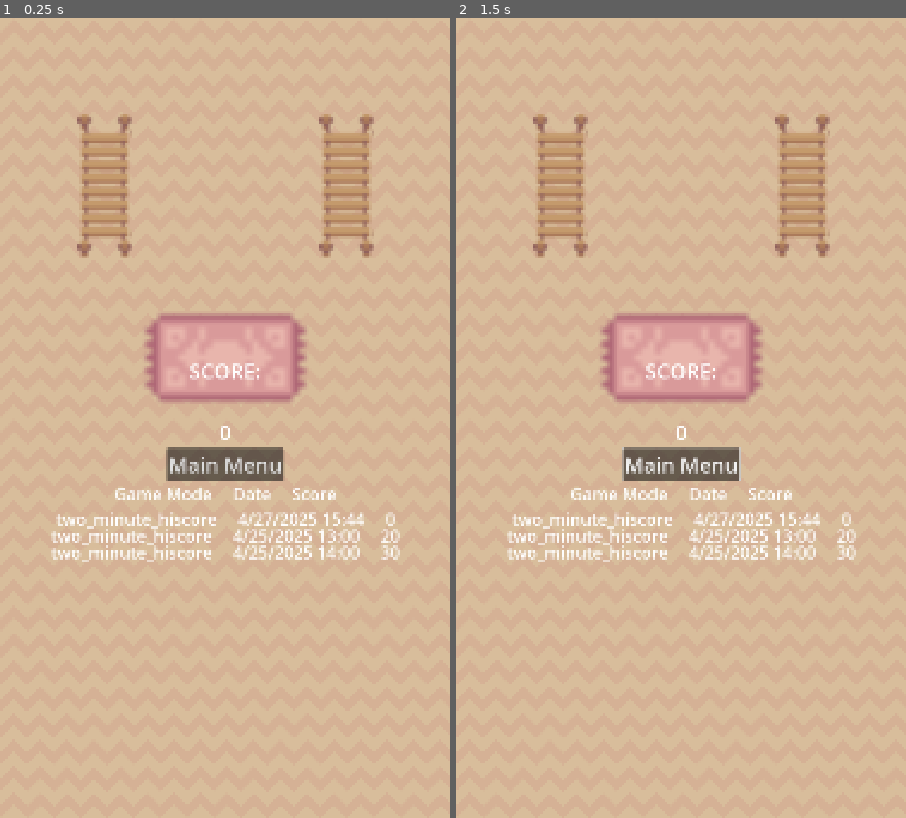
Above: before the commit, frames 1-2 (left to right).
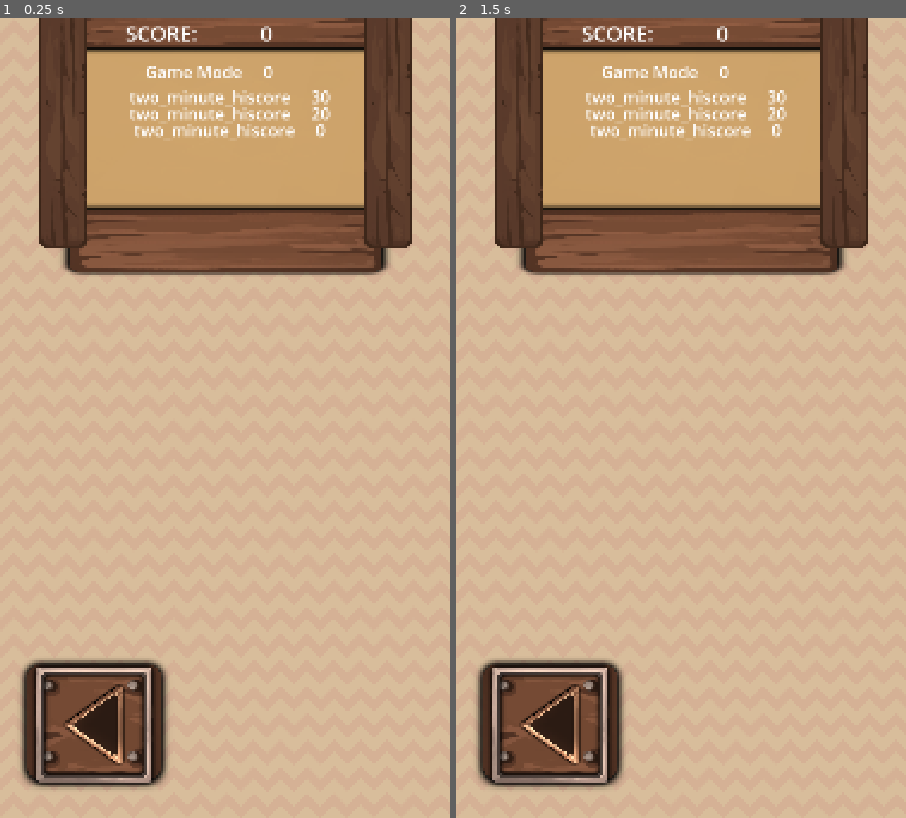
Above: after the commit, the same moments.

Repository: andrewcrisp/shelfsortinggame
Game: Godot game, scene res://scenes/levels/special/score_report.tscn
Two runs of this game, one before a commit and one after it. Both use one fixed random seed, a clock stepped at 60 frames per second and the inputs below. This scene is started directly instead of the project's main scene.
Inputs (mouse positions are in pixels of both pictures, inside the frame that each line leads up to):
- Up to frame 1 (0.25 s): no input
- Up to frame 2 (1.5 s): click (681, 466) at 0.5 s, where only the run before the commit has a clickable "Main Menu"; move the mouse to (780, 378) at 1.27 s; click (780, 378) at 1.42 s

The runs differ from the first frame. In frame 1, 35% of the frame differs, in the area x 4-92%, y 0-97%; in frame 2, 35%.

Commit message:
Sort and filter hiscores

Diff:
--- a/scenes/components/score_entry.tscn
+++ b/scenes/components/score_entry.tscn
@@ -32,6 +32,7 @@
 label_settings = SubResource("LabelSettings_n3xs8")
 
 [node name="DateLabel" type="Label" parent="HBoxContainer"]
+visible = false
 layout_mode = 2
 text = "Date"
 label_settings = SubResource("LabelSettings_n3xs8")
--- a/scenes/levels/special/about.tscn
+++ b/scenes/levels/special/about.tscn
@@ -1,11 +1,9 @@
-[gd_scene load_steps=9 format=3 uid="uid://ccs0onn1wjpym"]
+[gd_scene load_steps=7 format=3 uid="uid://ccs0onn1wjpym"]
 
 [ext_resource type="Script" uid="uid://ceb6u228ag6ag" path="res://scripts/about.gd" id="1_20wyb"]
 [ext_resource type="PackedScene" uid="uid://duu4i61jd05wk" path="res://scenes/menus/start_screen.tscn" id="2_c2fn5"]
 [ext_resource type="PackedScene" uid="uid://be7fbaw21lj7s" path="res://scenes/menus/menu_background.tscn" id="2_c5lyi"]
-[ext_resource type="Texture2D" uid="uid://bowj3gehqhwo5" path="res://assets/decor/s_t_02.png" id="3_b6uca"]
-[ext_resource type="Texture2D" uid="uid://ry81kr58g4kr" path="res://assets/decor/s_11.png" id="4_qnn82"]
-[ext_resource type="Texture2D" uid="uid://bt1kwmmtvcgb5" path="res://assets/decor/s_t_06.PNG" id="5_qnn82"]
+[ext_resource type="PackedScene" uid="uid://cuq8nt1ni1j5" path="res://scenes/ui/frame.tscn" id="3_qnn82"]
 [ext_resource type="PackedScene" uid="uid://eo7qn7ss8wjk" path="res://scenes/ui/arrow_button.tscn" id="7_mqbnl"]
 
 [sub_resource type="LabelSettings" id="LabelSettings_20wyb"]
@@ -45,40 +43,7 @@
 label_settings = SubResource("LabelSettings_20wyb")
 horizontal_alignment = 1
 
-[node name="Frame" type="Control" parent="CreditsContainer"]
-anchors_preset = 0
-offset_right = 40.0
-offset_bottom = 40.0
-
-[node name="Frame_top" type="Sprite2D" parent="CreditsContainer/Frame"]
-z_index = 1
-position = Vector2(540, 0)
-scale = Vector2(1, 0.5)
-texture = ExtResource("4_qnn82")
-
-[node name="Frame_bottom" type="Sprite2D" parent="CreditsContainer/Frame"]
-z_index = 1
-position = Vector2(540, 530)
-rotation = -3.14159
-scale = Vector2(1, 0.5)
-texture = ExtResource("4_qnn82")
-
-[node name="Frame_right" type="Sprite2D" parent="CreditsContainer/Frame"]
-z_index = 4
-position = Vector2(930, 250)
-rotation = 1.5708
-texture = ExtResource("3_b6uca")
-
-[node name="Frame_left" type="Sprite2D" parent="CreditsContainer/Frame"]
-z_index = 4
-position = Vector2(150, 250)
-rotation = 1.5708
-texture = ExtResource("3_b6uca")
-
-[node name="Parchment" type="Sprite2D" parent="CreditsContainer"]
-position = Vector2(540, 238)
-scale = Vector2(1, 0.5)
-texture = ExtResource("5_qnn82")
+[node name="Frame" parent="CreditsContainer" instance=ExtResource("3_qnn82")]
 
 [node name="Background" parent="." instance=ExtResource("2_c5lyi")]
 size_flags_horizontal = 3
--- a/scenes/levels/special/score_report.tscn
+++ b/scenes/levels/special/score_report.tscn
@@ -1,10 +1,12 @@
-[gd_scene load_steps=7 format=3 uid="uid://dp1tbssycxeny"]
+[gd_scene load_steps=9 format=3 uid="uid://dp1tbssycxeny"]
 
 [ext_resource type="Script" uid="uid://ddha4xyfeh1en" path="res://scripts/score_report.gd" id="1_s1n5t"]
 [ext_resource type="Texture2D" uid="uid://y5u1irkvqtu5" path="res://assets/Wood_Bridge.png" id="2_4synj"]
 [ext_resource type="Texture2D" uid="uid://ddfe256c7mtw5" path="res://assets/Basic_Furniture.png" id="3_uin86"]
+[ext_resource type="PackedScene" uid="uid://cuq8nt1ni1j5" path="res://scenes/ui/frame.tscn" id="4_6hoqc"]
 [ext_resource type="Texture2D" uid="uid://dpxdast8erek2" path="res://assets/Brown.png" id="4_puo0v"]
 [ext_resource type="PackedScene" uid="uid://cen6idq2e3365" path="res://scenes/components/high_score_viewer.tscn" id="5_c4blo"]
+[ext_resource type="PackedScene" uid="uid://eo7qn7ss8wjk" path="res://scenes/ui/arrow_button.tscn" id="7_2elch"]
 
 [sub_resource type="LabelSettings" id="LabelSettings_uin86"]
 font_size = 50
@@ -13,6 +15,7 @@
 script = ExtResource("1_s1n5t")
 
 [node name="WoodBridge" type="Sprite2D" parent="."]
+visible = false
 position = Vector2(250, 400)
 scale = Vector2(8, 8)
 texture = ExtResource("2_4synj")
@@ -20,6 +23,7 @@
 region_rect = Rect2(0, 2, 16, 43)
 
 [node name="WoodBridge2" type="Sprite2D" parent="."]
+visible = false
 position = Vector2(830, 400)
 scale = Vector2(8, 8)
 texture = ExtResource("2_4synj")
@@ -34,14 +38,59 @@
 region_enabled = true
 region_rect = Rect2(0, 0, 1080, 1920)
 
+[node name="Frame" parent="." instance=ExtResource("4_6hoqc")]
+offset_right = 205.0
+offset_bottom = 0.0
+
+[node name="HighScoreViewer" parent="Frame" instance=ExtResource("5_c4blo")]
+layout_mode = 0
+offset_left = 200.0
+offset_top = 100.0
+offset_right = 900.0
+offset_bottom = 600.0
+
+[node name="HBoxContainer" type="HBoxContainer" parent="."]
+z_index = 3
+anchors_preset = 5
+anchor_left = 0.5
+anchor_right = 0.5
+offset_left = 300.0
+offset_right = 800.0
+offset_bottom = 141.0
+grow_horizontal = 2
+
+[node name="Label" type="Label" parent="HBoxContainer"]
+z_index = 1
+layout_mode = 2
+size_flags_horizontal = 4
+size_flags_vertical = 1
+text = "SCORE:
+"
+label_settings = SubResource("LabelSettings_uin86")
+
+[node name="ScoreLabel" type="Label" parent="HBoxContainer"]
+z_index = 1
+layout_mode = 2
+size_flags_horizontal = 3
+size_flags_vertical = 1
+text = "0	"
+label_settings = SubResource("LabelSettings_uin86")
+horizontal_alignment = 1
+
 [node name="Control" type="VBoxContainer" parent="."]
-offset_right = 1080.0
-offset_bottom = 500.0
-size_flags_horizontal = 4
-size_flags_vertical = 4
-alignment = 1
+visible = false
+anchors_preset = 8
+anchor_left = 0.5
+anchor_top = 0.5
+anchor_right = 0.5
+anchor_bottom = 0.5
+offset_right = 205.0
+offset_bottom = 149.0
+grow_horizontal = 2
+grow_vertical = 2
 
 [node name="Control" type="Control" parent="Control"]
+visible = false
 layout_mode = 2
 size_flags_horizontal = 4
 size_flags_vertical = 4
@@ -52,27 +101,5 @@
 region_enabled = true
 region_rect = Rect2(80, 80, 32, 16)
 
-[node name="Label" type="Label" parent="Control"]
-z_index = 1
-layout_mode = 2
-text = "SCORE:
-"
-label_settings = SubResource("LabelSettings_uin86")
-horizontal_alignment = 1
-
-[node name="ScoreLabel" type="Label" parent="Control"]
-z_index = 1
-layout_mode = 2
-size_flags_horizontal = 4
-text = "0	"
-label_settings = SubResource("LabelSettings_uin86")
-horizontal_alignment = 1
-
-[node name="LoadMainMenuButton" type="Button" parent="Control"]
-layout_mode = 2
-size_flags_horizontal = 4
-theme_override_font_sizes/font_size = 50
-text = "Main Menu"
-
-[node name="HighScoreViewer" parent="Control" instance=ExtResource("5_c4blo")]
-layout_mode = 2
+[node name="BackButton" parent="." instance=ExtResource("7_2elch")]
+position = Vector2(225, 1695)
--- /dev/null
+++ b/scenes/ui/frame.tscn
@@ -0,0 +1,41 @@
+[gd_scene load_steps=4 format=3 uid="uid://cuq8nt1ni1j5"]
+
+[ext_resource type="Texture2D" uid="uid://ry81kr58g4kr" path="res://assets/decor/s_11.png" id="1_0nom6"]
+[ext_resource type="Texture2D" uid="uid://bowj3gehqhwo5" path="res://assets/decor/s_t_02.png" id="2_v67gs"]
+[ext_resource type="Texture2D" uid="uid://bt1kwmmtvcgb5" path="res://assets/decor/s_t_06.PNG" id="3_ds6np"]
+
+[node name="Frame" type="Control"]
+layout_mode = 3
+anchors_preset = 0
+offset_right = 40.0
+offset_bottom = 40.0
+
+[node name="Frame_top" type="Sprite2D" parent="."]
+z_index = 1
+position = Vector2(540, 0)
+scale = Vector2(1, 0.5)
+texture = ExtResource("1_0nom6")
+
+[node name="Frame_bottom" type="Sprite2D" parent="."]
+z_index = 1
+position = Vector2(540, 530)
+rotation = -3.14159
+scale = Vector2(1, 0.5)
+texture = ExtResource("1_0nom6")
+
+[node name="Frame_right" type="Sprite2D" parent="."]
+z_index = 4
+position = Vector2(930, 250)
+rotation = 1.5708
+texture = ExtResource("2_v67gs")
+
+[node name="Frame_left" type="Sprite2D" parent="."]
+z_index = 4
+position = Vector2(150, 250)
+rotation = 1.5708
+texture = ExtResource("2_v67gs")
+
+[node name="Parchment" type="Sprite2D" parent="."]
+position = Vector2(540, 238)
+scale = Vector2(1, 0.5)
+texture = ExtResource("3_ds6np")
--- a/scripts/game.gd
+++ b/scripts/game.gd
@@ -35,7 +35,7 @@
 	Globals.current_level.queue_free()
 	mode_control.queue_free()
 	Globals.current_level = score_report
-	score_report.get_node("Control/LoadMainMenuButton").connect("pressed", load_main_menu)
+	score_report.get_node("BackButton").connect("clicked", load_main_menu)
 
 func load_endless_mode_level(level:String):
 	var gameMode = load(Globals.gamemodes["endless"]).instantiate()
--- a/scripts/high_score_viewer.gd
+++ b/scripts/high_score_viewer.gd
@@ -7,7 +7,7 @@
 
 func _ready():
 	load_hiscores()
-	populateScoresList()
+	populateScoresList("all")
 
 func load_hiscores():
 	if not FileAccess.file_exists(userHiscoresFilePath):
@@ -32,18 +32,23 @@
 		# Now we set the remaining variables.
 		newScore.gameMode = node_data["gameMode"]
 		newScore.dateScored = node_data["dateScored"]
-		newScore.score = str(node_data["score"]).pad_decimals(0)
+		newScore.score = int(node_data["score"])
 		hiscores.append(newScore)
 
-func populateScoresList():
-	var oldscores :=$Control/ScoresList/Scores.get_children()
+func populateScoresList(gamemode):
+	var oldscores := $Control/ScoresList/Scores.get_children()
 	for child in oldscores:
 		$Control/ScoresList/Scores.remove_child(child)
 	hiscores.sort_custom(
-		func(a: ScoreEntry, b:ScoreEntry): return a.score < b.score
+		func(a: ScoreEntry, b:ScoreEntry): return a.score > b.score
 	)
-	for i in hiscores:
-		$Control/ScoresList/Scores.add_child(i)
+	var maxScores = 5
+	for i:ScoreEntry in hiscores:
+		if (gamemode == "all" || i.gameMode == gamemode):
+			$Control/ScoresList/Scores.add_child(i)
+			#$Control/ScoresList/Scores.move_child(i, 0)
+			if $Control/ScoresList/Scores.get_child_count() >= maxScores:
+				break
 
 func saveScoresList():
 	var save_file = FileAccess.open(userHiscoresFilePath, FileAccess.WRITE)
--- a/scripts/score_entry.gd
+++ b/scripts/score_entry.gd
@@ -2,13 +2,12 @@
 
 var gameMode:String = "Game Mode"
 var dateScored:String = "Date"
-var score:String = "Score"
+var score:int = 0
 
 func _ready() -> void:
 	$HBoxContainer/GameModeLabel.text = gameMode
-
 	$HBoxContainer/DateLabel.text = dateScored
-	$HBoxContainer/ScoreLabel.text = score
+	$HBoxContainer/ScoreLabel.text = str(score).pad_decimals(0)
 
 func save():
 	var save_dict = {
--- a/scripts/score_report.gd
+++ b/scripts/score_report.gd
@@ -7,7 +7,7 @@
 	#AddScore("25", "mygame")
 
 func AddScore(score:String, gamemode:String):
-	$Control/ScoreLabel.text = str(score)
+	$HBoxContainer/ScoreLabel.text = str(score)
 	var newScore:ScoreEntry = load("res://scenes/components/score_entry.tscn").instantiate()
 	newScore.gameMode = gamemode
 	var dateScored := Time.get_datetime_dict_from_system()
@@ -18,8 +18,8 @@
 		dateScored["hour"],
 		dateScored["minute"]
 		]
-	newScore.score = score
-	$Control/HighScoreViewer.hiscores.append(newScore)
-	$Control/HighScoreViewer.populateScoresList()
-	$Control/HighScoreViewer.saveScoresList()
+	newScore.score = int(score)
+	$Frame/HighScoreViewer.hiscores.append(newScore)
+	$Frame/HighScoreViewer.populateScoresList(gamemode)
+	$Frame/HighScoreViewer.saveScoresList()
 	#$Control/HighScoreViewer
